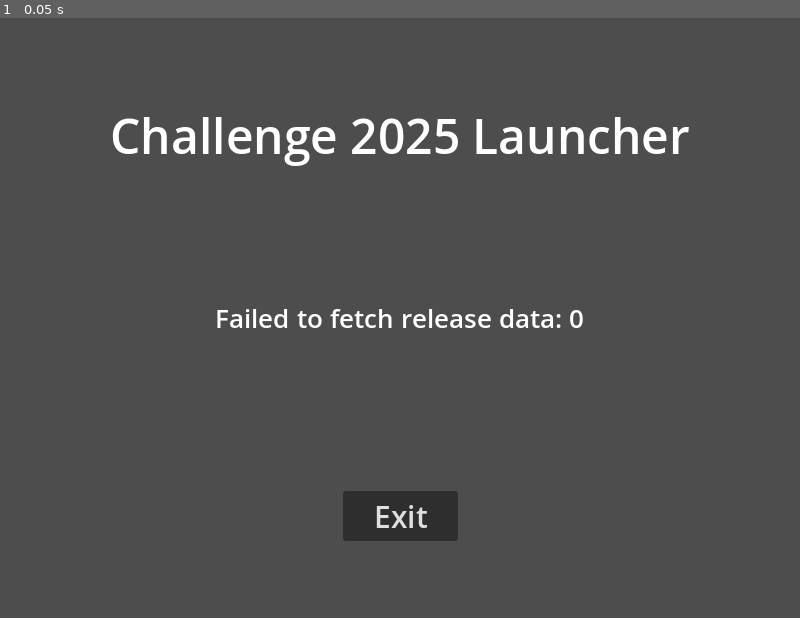
Above: before the commit, frame 1.
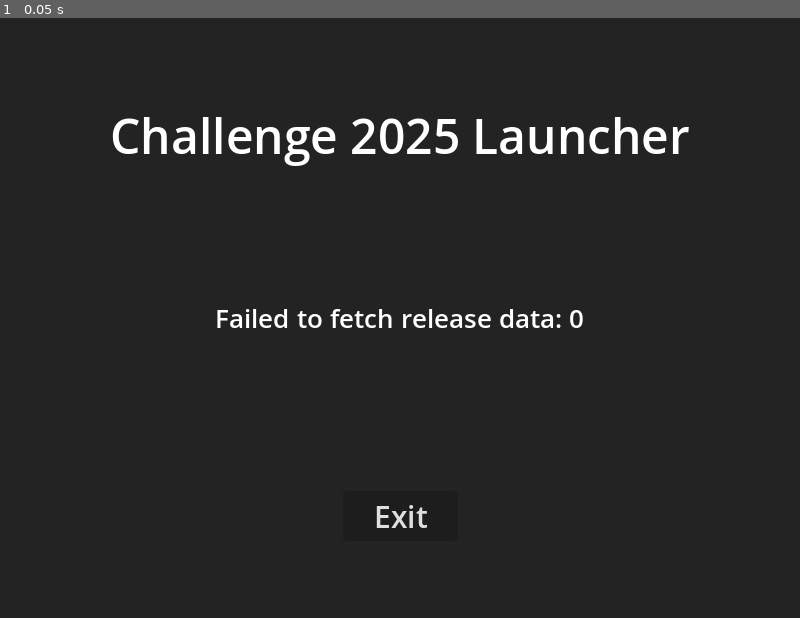
Above: after the commit, the same moment.

Repository: CSIE-Challenge/Challenge2025-Launcher
Game: Godot game, scene res://launcher.tscn
Two runs of this game, one before a commit and one after it. Both use one fixed random seed, a clock stepped at 60 frames per second and the inputs below. Video files are missing from this copy of the repository; at most half a second of black plays in their place.
Inputs:
- Up to frame 1 (0.05 s): no input

The runs differ from the first frame. In frame 1, 97% of the frame differs, in the area x 0-100%, y 0-100%.

Commit message:
oiiaioiiiai

Diff:
--- a/launcher.gd
+++ b/launcher.gd
@@ -9,15 +9,12 @@
 var version: String
 var executable_name: String
 var executable_path: String
-var dots := 0
 var launch_retry_count := 0
 var asset_url := ""
 var ai_url := ""
 
 @onready var status_label := $CenterContainer/Label
 @onready var req := $HTTPRequest
-@onready var timer := $Timer
-@onready var dots_label := $Dots
 
 
 func _message(message: String):
@@ -217,8 +214,3 @@
 
 func _on_exit_pressed() -> void:
 	get_tree().quit()
-
-
-func _on_timer_timeout() -> void:
-	dots = (dots + 1) % 6
-	dots_label.text = ".".repeat(dots)
--- a/launcher.tscn
+++ b/launcher.tscn
@@ -1,6 +1,7 @@
-[gd_scene load_steps=2 format=3 uid="uid://c6yagrjsk5nua"]
+[gd_scene load_steps=3 format=3 uid="uid://c6yagrjsk5nua"]
 
 [ext_resource type="Script" uid="uid://lbkhnmir6e5k" path="res://launcher.gd" id="1_4emaf"]
+[ext_resource type="VideoStream" uid="uid://ci5jgp6q4nl3k" path="res://Green-Screen-Spinning-Cat-Meme-OIIAIOIIIAI-Meme-Yadro-Green-Screen-_240p_-h264_.ogv" id="2_cvfd6"]
 
 [node name="Launcher" type="Control"]
 layout_mode = 3
@@ -10,6 +11,33 @@
 grow_horizontal = 2
 grow_vertical = 2
 script = ExtResource("1_4emaf")
+
+[node name="VideoStreamPlayer" type="VideoStreamPlayer" parent="."]
+layout_mode = 1
+anchors_preset = 8
+anchor_left = 0.5
+anchor_top = 0.5
+anchor_right = 0.5
+anchor_bottom = 0.5
+offset_left = -532.5
+offset_top = -300.0
+offset_right = 532.5
+offset_bottom = 300.0
+grow_horizontal = 2
+grow_vertical = 2
+stream = ExtResource("2_cvfd6")
+autoplay = true
+expand = true
+loop = true
+
+[node name="ColorRect" type="ColorRect" parent="."]
+layout_mode = 1
+anchors_preset = 15
+anchor_right = 1.0
+anchor_bottom = 1.0
+grow_horizontal = 2
+grow_vertical = 2
+color = Color(0, 0, 0, 0.541176)
 
 [node name="CenterContainer" type="CenterContainer" parent="."]
 layout_mode = 1
@@ -56,27 +84,6 @@
 theme_override_font_sizes/font_size = 30
 text = "Exit"
 
-[node name="Dots" type="Label" parent="."]
-layout_mode = 1
-anchors_preset = 8
-anchor_left = 0.5
-anchor_top = 0.5
-anchor_right = 0.5
-anchor_bottom = 0.5
-offset_left = -20.0
-offset_top = 85.0
-offset_right = 20.0
-offset_bottom = 124.0
-grow_horizontal = 2
-grow_vertical = 2
-theme_override_font_sizes/font_size = 26
-horizontal_alignment = 1
-vertical_alignment = 1
-
 [node name="HTTPRequest" type="HTTPRequest" parent="."]
 
-[node name="Timer" type="Timer" parent="."]
-autostart = true
-
 [connection signal="pressed" from="Exit" to="." method="_on_exit_pressed"]
-[connection signal="timeout" from="Timer" to="." method="_on_timer_timeout"]
Not shown, added: Green-Screen-Spinning-Cat-Meme-OIIAIOIIIAI-Meme-Yadro-Green-Screen-_240p_-h264_.ogv.uid
Not shown, added: Green-Screen-Spinning-Cat-Meme-OIIAIOIIIAI-Meme-Yadro-Green-Screen-_240p_-h264_.ogv
